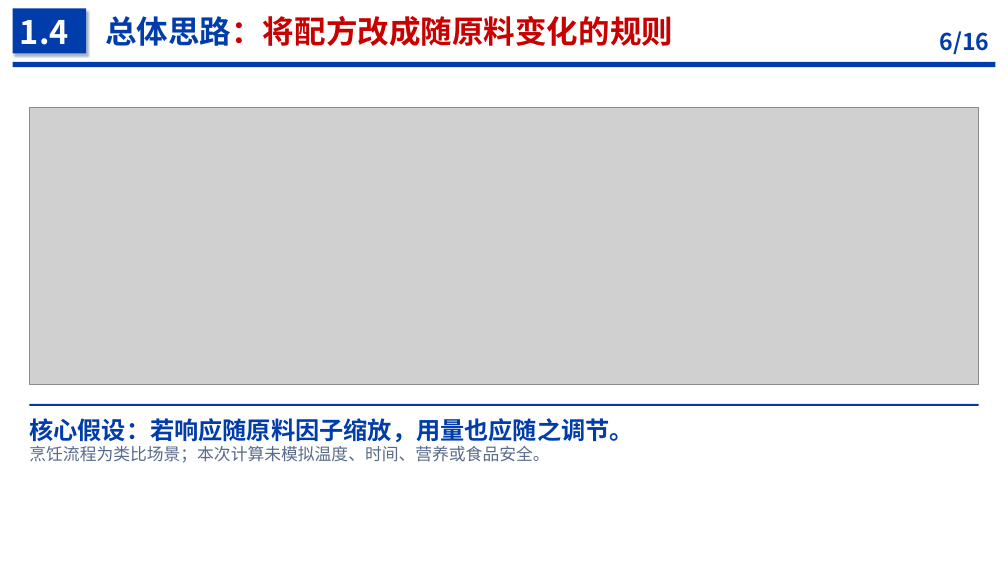
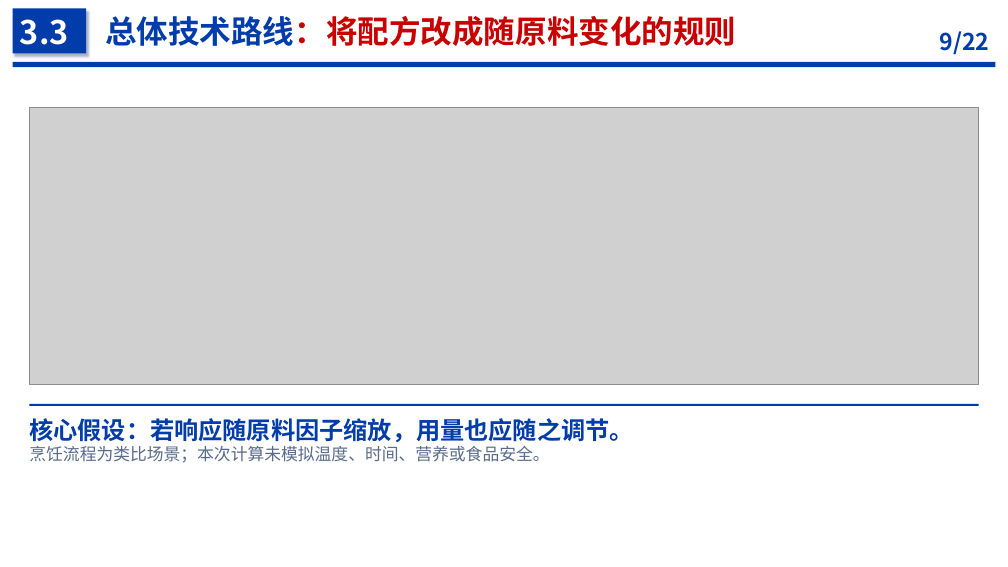
Before and after one commit to PaoShou-China/thesis-defense-slidev, a slide deck: slide 9 of template/examples/tomato/tomato-research.pptx (slide 6 before the commit). Drawn at 1008x567 pixels with LibreOffice and Linux fonts; fonts in the diff are those of the drawing; grey boxes stand for pictures. Boxes give left, top, right and bottom in pixels: in the first picture for what was removed or moved away, otherwise in the second. Text is boxed around its words. In the diff, an @@ line names an element or a change of style, - is before the commit and + after.

```diff
--- a/template/examples/tomato/tomato-research.pptx
+++ b/template/examples/tomato/tomato-research.pptx
@@ text at (20,19,69,45): text changed @@
-1.4
+3.3
@@ text at (105,16,736,46): text changed @@
-总体思路：将配方改成随原料变化的规则
+总体技术路线：将配方改成随原料变化的规则
@@ text at (940,31,990,55): text changed @@
-6/16
+9/22
```
Also in this commit, not shown: 11 other slides changed, 8 slides added, 2 slides removed, 44 other files.
